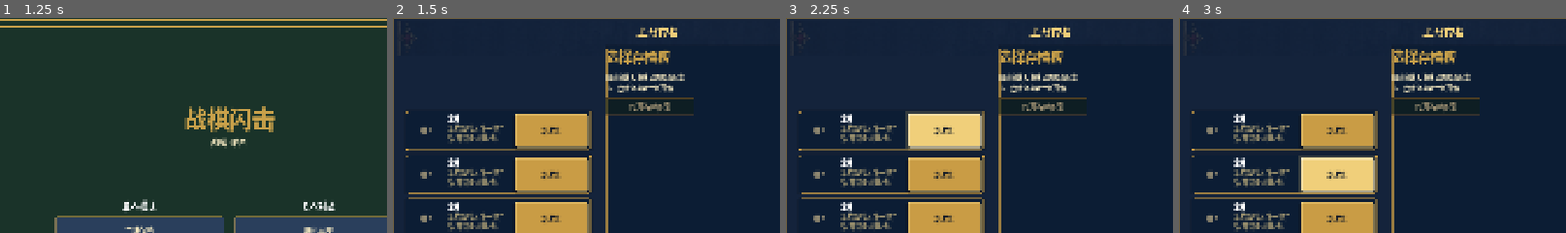
Above: before the commit, frames 1-4 (left to right).
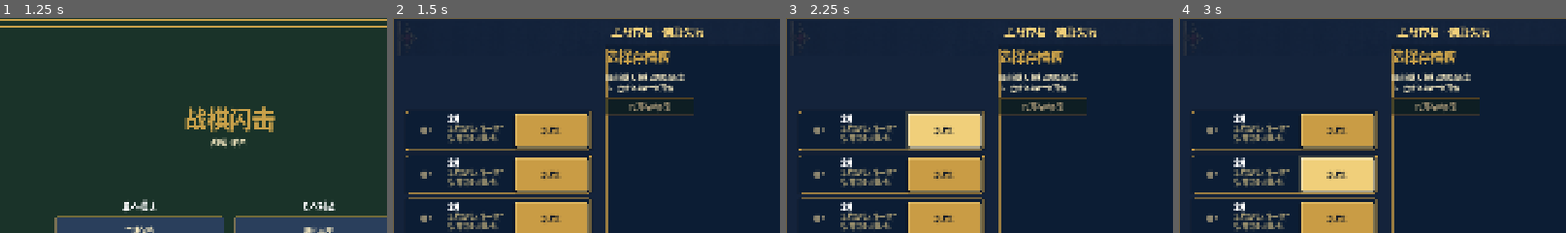
Above: after the commit, the same moments.

Repository: iris0heartmade/battleblitz
Game: Godot game, scene res://scenes/main.tscn
Same seed, same stepped clock (60 frames per second), same inputs: the game is played once before the commit and once after it.
Inputs (mouse positions are % of the whole screen's width and height, from its top left):
- Up to frame 1 (1.25 s): click (52, 60) at 0.52 s; type "12" at 0.6 s
- Up to frame 2 (1.5 s): click "主线存档" at 1.25 s
- Up to frame 3 (2.25 s): click "新游戏" at 2 s
- Up to frame 4 (3 s): click "新游戏" at 2.75 s
The pictures show only the part of the screen within x 20-70%, y 4-54%; the shares and areas given below are measured in that part.

Frame 1 is identical in both runs. In frame 2, 0.8% of the frame differs, in the area x 56-81%, y 3-10%; in frame 3, 0.8%; in frame 4, 0.8%.

Commit message:
fix(godot): make save load failures testable and explicit

Diff:
--- a/godot-client/scripts/mainline/mainline_controller.gd
+++ b/godot-client/scripts/mainline/mainline_controller.gd
@@ -225,7 +225,7 @@
 # FE8-style entry: mainline starts from the three formal save slots.
 func _on_ml_slots_response(body: Variant, code: int = 0) -> void:
 	if code < 200 or code >= 300 or not (body is Dictionary):
-		ml_title.text = "主线存档"
+		ml_title.text = "主线存档 · 读取失败"
 		_main._update_status("读取主线存档失败")
 		_manual_slot_records = [{}, {}, {}]
 		_render_mainline_slots()
--- a/godot-client/tools/mainline_flow_screenshot.gd
+++ b/godot-client/tools/mainline_flow_screenshot.gd
@@ -19,6 +19,9 @@
 
 
 func _ready() -> void:
+	NetworkClient.api_error.connect(func(method: String, path: String, error: String, code: int):
+		print("[mainline_flow] API_ERROR %s %s code=%d error=%s" % [method, path, code, error])
+	)
 	DirAccess.make_dir_recursive_absolute(_OUT_DIR)
 	await _await_frames(6)
 	var main_app: Node = get_tree().current_scene
@@ -52,6 +55,18 @@
 	var ml_title: Label = mainline_view.get_node_or_null("MLFrame/MLTitle")
 	var ml_list_container: VBoxContainer = mainline_view.get_node_or_null("MLFrame/MLListContainer")
 	var ml_commander_status: Label = mainline_view.get_node_or_null("MLFrame/CommanderStatus")
+	if ml_title == null or ml_title.text != "主线存档":
+		printerr("[mainline_flow] live /saves response did not complete: %s" % (ml_title.text if ml_title else "missing title"))
+		get_tree().quit(1)
+		return
+	if ml_list_container == null or ml_list_container.get_child_count() != 3:
+		printerr("[mainline_flow] live mainline entry did not render three slots")
+		get_tree().quit(1)
+		return
+	if ml_commander_status != null and ml_commander_status.is_visible_in_tree():
+		printerr("[mainline_flow] commander controls must stay hidden on save-slot entry")
+		get_tree().quit(1)
+		return
 	_save("03_ml_loaded.png")
 	# #16 — MLSlotsContainer 删了(三槽 UI 合并到 saves_view);null 防御
 	print("[mainline_flow] 3: after list_*, title=%s ml_list_children=%d commander_status=%s" % [
--- a/godot-client/tools/saves_flow_screenshot.gd
+++ b/godot-client/tools/saves_flow_screenshot.gd
@@ -18,6 +18,9 @@
 
 
 func _ready() -> void:
+	NetworkClient.api_error.connect(func(method: String, path: String, error: String, code: int):
+		print("[saves_flow] API_ERROR %s %s code=%d error=%s" % [method, path, code, error])
+	)
 	DirAccess.make_dir_recursive_absolute(_OUT_DIR)
 	await _await_frames(6)
 	var main_app: Node = get_tree().current_scene
@@ -50,6 +53,17 @@
 	var save_slots_container: VBoxContainer = saves_view.get_node_or_null("SaveFrame/SaveSlotsContainer")
 	var save_auto_row: PanelContainer = saves_view.get_node_or_null("SaveFrame/SaveAutoRow")
 	var save_suspend_row: PanelContainer = saves_view.get_node_or_null("SaveFrame/SaveSuspendRow")
+	# Verify the live backend response before the richer mock data below replaces
+	# it. This catches the exact regression where the screen stayed loading.
+	if save_status == null or save_status.text != "三存档槽":
+		printerr("[saves_flow] live /saves response did not complete: %s" % (save_status.text if save_status else "missing status"))
+		get_tree().quit(1)
+		return
+	if save_slots_container == null or save_slots_container.get_child_count() != 3:
+		printerr("[saves_flow] live /saves did not render three manual slots")
+		get_tree().quit(1)
+		return
+	print("[saves_flow] live backend response rendered 3 manual slots")
 	# 注入 mock 数据(模拟后端响应,确保 3 槽 + auto + suspend 都能渲染)
 	saves_view.call("_on_saves_response", {
 		"manual_slots": [
